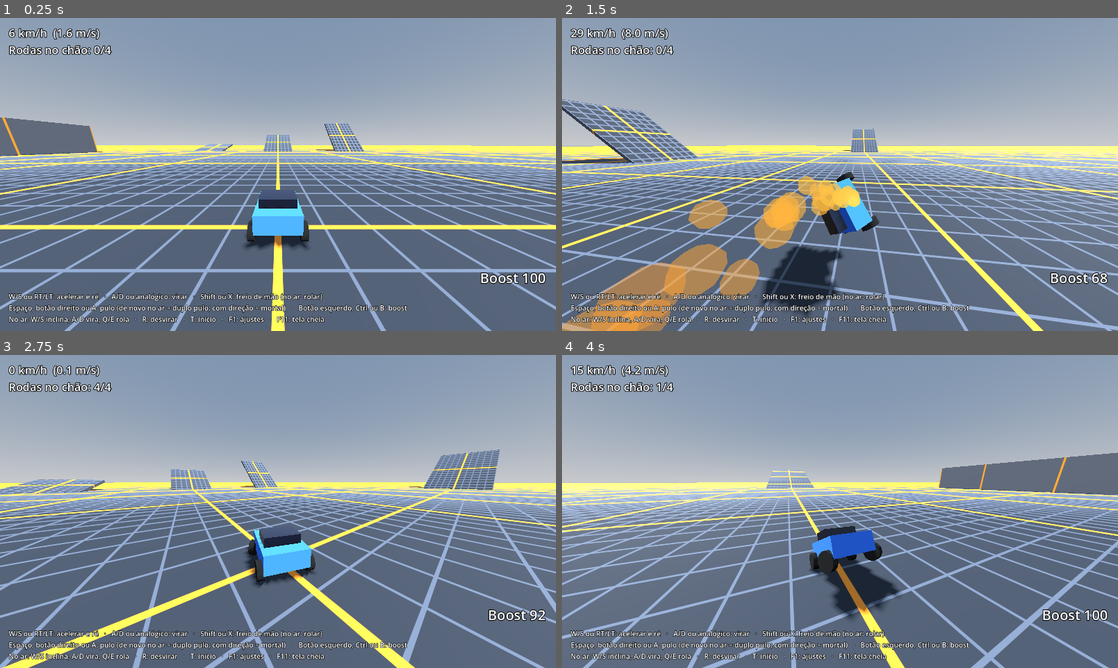
Above: before the commit, frames 1-4 (two rows, left to right).
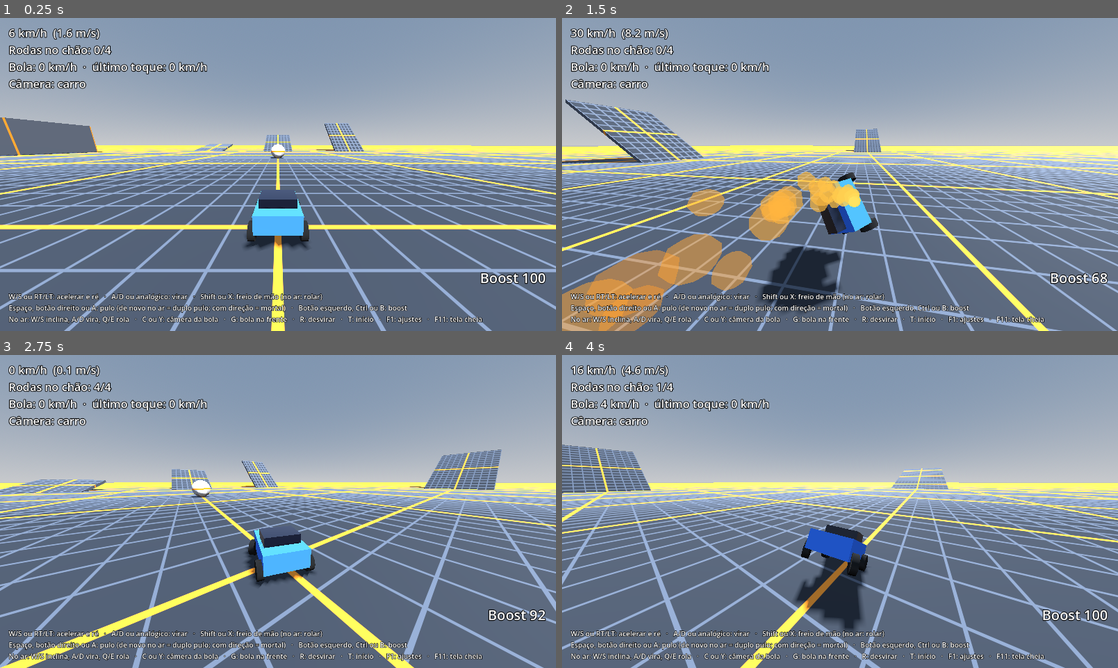
Above: after the commit, the same moments.

Repository: Lelokz/JogoDoCarro
Game: Godot game, scene res://cenas/campo_teste.tscn
The game is run twice, just before and just after one commit, with the same random seed, the same clock (stepped at 60 frames per second) and the same inputs.
Inputs (mouse positions are in pixels of both pictures, inside the frame that each line leads up to):
- Up to frame 1 (0.25 s): no input
- Up to frame 2 (1.5 s): move the mouse to (962, 158) at 0.52 s; hold D (direita) 0.53-1.28 s; hold Ctrl (boost) 0.53-1.28 s; tap W (acelerar) at 0.6 s; click (962, 158) at 0.67 s; tap Space (pulo) at 0.77, 1.07 s; move the mouse to (728, 190) at 1.27 s; hold Down from 1.28 s (still down); tap Ctrl (boost) at 1.35 s
- Up to frame 3 (2.75 s): tap Space (pulo) at 1.52, 1.82 s; tap R (desvirar) at 1.55, 2.1 s; move the mouse to (333, 442) at 2.02 s; release Down at 2.03 s; hold D (direita) from 2.03 s (still down); tap T (voltar_inicio) at 2.3 s
- Up to frame 4 (4 s): move the mouse to (812, 574) at 2.77 s; release D (direita) at 2.78 s; hold S (nariz_cima) 2.78-3.53 s; tap T (voltar_inicio) at 2.85 s; click (812, 574) at 2.92 s; tap Space (pulo) at 3.02, 3.32, 3.77 s; tap C (camera_bola, bound only after the commit) at 3.05, 3.6 s; move the mouse to (1006, 558) at 3.52 s; hold A (esquerda) from 3.53 s (still down); tap G (trazer_bola, bound only after the commit) at 3.8 s

The runs differ from the first frame. In frame 1, 2.0% of the frame differs, in the area x 0-100%, y 14-98%; in frame 2, 26%; in frame 3, 4.9%; in frame 4, 29%, in the area x 0-100%, y 3-100%.

Commit message:
Etapa 4: bola com empurrão extra no toque, câmera da bola

Diff:
--- /dev/null
+++ b/jogo/cenas/bola.tscn
@@ -0,0 +1,33 @@
+[gd_scene load_steps=7 format=3]
+
+[ext_resource type="Script" path="res://scripts/bola.gd" id="1"]
+[ext_resource type="Shader" path="res://shaders/bola.gdshader" id="2"]
+
+[sub_resource type="PhysicsMaterial" id="material_fisico"]
+friction = 0.35
+bounce = 0.6
+
+[sub_resource type="SphereShape3D" id="forma"]
+radius = 0.9125
+
+[sub_resource type="ShaderMaterial" id="material"]
+shader = ExtResource("2")
+
+[sub_resource type="SphereMesh" id="malha"]
+material = SubResource("material")
+radius = 0.9125
+height = 1.825
+
+[node name="Bola" type="RigidBody3D"]
+mass = 30.0
+physics_material_override = SubResource("material_fisico")
+continuous_cd = true
+linear_damp_mode = 1
+linear_damp = 0.03
+script = ExtResource("1")
+
+[node name="Forma" type="CollisionShape3D" parent="."]
+shape = SubResource("forma")
+
+[node name="Desenho" type="MeshInstance3D" parent="."]
+mesh = SubResource("malha")
--- a/jogo/cenas/campo_teste.tscn
+++ b/jogo/cenas/campo_teste.tscn
@@ -1,10 +1,11 @@
-[gd_scene load_steps=9 format=3]
+[gd_scene load_steps=10 format=3]
 
 [ext_resource type="Script" path="res://scripts/campo_teste.gd" id="1"]
 [ext_resource type="PackedScene" path="res://cenas/carro.tscn" id="2"]
 [ext_resource type="Script" path="res://scripts/camera_carro.gd" id="3"]
 [ext_resource type="Script" path="res://scripts/hud.gd" id="4"]
 [ext_resource type="Script" path="res://scripts/painel_ajustes.gd" id="5"]
+[ext_resource type="PackedScene" path="res://cenas/bola.tscn" id="6"]
 
 [sub_resource type="ProceduralSkyMaterial" id="mat_ceu"]
 
@@ -30,14 +31,21 @@
 [node name="Carro" parent="." instance=ExtResource("2")]
 transform = Transform3D(1, 0, 0, 0, 1, 0, 0, 0, 1, 0, 0.6, 0)
 
+[node name="Bola" parent="." instance=ExtResource("6")]
+transform = Transform3D(1, 0, 0, 0, 1, 0, 0, 0, 1, 0, 0.92, -15)
+carro_caminho = NodePath("../Carro")
+
 [node name="Camera" type="Camera3D" parent="."]
 fov = 90.0
 script = ExtResource("3")
 alvo_caminho = NodePath("../Carro")
+bola_caminho = NodePath("../Bola")
 
 [node name="Hud" type="CanvasLayer" parent="."]
 script = ExtResource("4")
 carro_caminho = NodePath("../Carro")
+bola_caminho = NodePath("../Bola")
+camera_caminho = NodePath("../Camera")
 
 [node name="Velocidade" type="Label" parent="Hud"]
 offset_left = 20.0
@@ -80,3 +88,4 @@
 script = ExtResource("5")
 carro_caminho = NodePath("../Carro")
 camera_caminho = NodePath("../Camera")
+bola_caminho = NodePath("../Bola")
--- a/jogo/project.godot
+++ b/jogo/project.godot
@@ -24,6 +24,8 @@
 common/physics_interpolation=true
 3d/physics_engine="Jolt Physics"
 3d/default_gravity=6.5
+3d/default_linear_damp=0.0
+3d/default_angular_damp=0.0
 
 [rendering]
 
--- /dev/null
+++ b/jogo/scripts/bola.gd
@@ -0,0 +1,90 @@
+extends RigidBody3D
+
+# Bola: números do RocketSim convertidos de cm pra metros.
+# O "empurrão extra" é o que deixa o chute gostoso: além da batida normal,
+# a bola ganha velocidade na direção do toque (mais pra frente do carro, menos pra cima).
+
+@export var carro_caminho: NodePath
+@export var empurrao_extra := 1.0        # multiplica o empurrão extra (1 = referência)
+@export var velocidade_maxima := 60.0    # m/s
+
+const GIRO_MAXIMO := 6.0                 # rad/s
+const ESCALA_ALTURA := 0.35              # o empurrão extra joga menos pra cima
+const ESCALA_FRENTE := 0.65              # e um pouco menos na direção da frente do carro
+const VELOCIDADE_TOQUE_MAXIMA := 46.0    # m/s de diferença entre carro e bola que ainda conta
+# [velocidade do toque m/s, fator]: toque fraco ganha proporcionalmente mais
+const CURVA_EMPURRAO := [[0.0, 0.65], [5.0, 0.65], [23.0, 0.55], [46.0, 0.30]]
+
+var carro: RigidBody3D
+var ponto_inicial: Transform3D
+var ultimo_empurrao := -10
+var pedido_voltar := false
+var pedido_trazer := false
+var ultimo_toque := 0.0   # velocidade que a bola saiu do último toque (pro HUD e pros testes)
+
+
+func _ready() -> void:
+	carro = get_node(carro_caminho)
+	ponto_inicial = global_transform
+	contact_monitor = true
+	max_contacts_reported = 4
+
+
+func _physics_process(_delta: float) -> void:
+	if Input.is_action_just_pressed("voltar_inicio"):
+		pedido_voltar = true
+	if Input.is_action_just_pressed("trazer_bola"):
+		pedido_trazer = true
+
+
+func _integrate_forces(estado: PhysicsDirectBodyState3D) -> void:
+	if pedido_voltar or pedido_trazer:
+		reposicionar(estado)
+		return
+
+	# um empurrão extra no máximo a cada 2 quadros, igual à referência
+	var quadro := Engine.get_physics_frames()
+	for i in estado.get_contact_count():
+		var outro := estado.get_contact_collider_object(i)
+		if outro is Node and outro.is_in_group("carros") and quadro > ultimo_empurrao + 1:
+			empurrar(estado, outro)
+			ultimo_empurrao = quadro
+			break
+
+	estado.linear_velocity = estado.linear_velocity.limit_length(velocidade_maxima)
+	estado.angular_velocity = estado.angular_velocity.limit_length(GIRO_MAXIMO)
+
+
+func empurrar(estado: PhysicsDirectBodyState3D, quem: RigidBody3D) -> void:
+	var posicao_relativa := estado.transform.origin - quem.global_position
+	var velocidade_toque := minf((estado.linear_velocity - quem.linear_velocity).length(), VELOCIDADE_TOQUE_MAXIMA)
+	if velocidade_toque <= 0.0:
+		return
+	var direcao := (posicao_relativa * Vector3(1.0, ESCALA_ALTURA, 1.0)).normalized()
+	var frente := -quem.global_basis.z
+	direcao = (direcao - frente * direcao.dot(frente) * (1.0 - ESCALA_FRENTE)).normalized()
+	estado.linear_velocity += direcao * velocidade_toque * curva(CURVA_EMPURRAO, velocidade_toque) * empurrao_extra
+	ultimo_toque = estado.linear_velocity.length()
+
+
+func reposicionar(estado: PhysicsDirectBodyState3D) -> void:
+	if pedido_trazer:
+		var frente := -carro.global_basis.z
+		frente.y = 0.0
+		frente = frente.normalized() if frente.length() > 0.1 else Vector3.FORWARD
+		estado.transform = Transform3D(Basis(), carro.global_position + frente * 10.0 + Vector3.UP * 1.5)
+	else:
+		estado.transform = ponto_inicial
+	estado.linear_velocity = Vector3.ZERO
+	estado.angular_velocity = Vector3.ZERO
+	pedido_voltar = false
+	pedido_trazer = false
+
+
+func curva(tabela: Array, x: float) -> float:
+	for i in range(1, tabela.size()):
+		if x <= tabela[i][0]:
+			var a: Array = tabela[i - 1]
+			var b: Array = tabela[i]
+			return lerpf(a[1], b[1], (x - a[0]) / (b[0] - a[0]))
+	return tabela[-1][1]
--- a/jogo/scripts/camera_carro.gd
+++ b/jogo/scripts/camera_carro.gd
@@ -1,27 +1,44 @@
 extends Camera3D
 
 @export var alvo_caminho: NodePath
+@export var bola_caminho: NodePath
 @export var distancia := 2.8
 @export var altura := 1.1
 @export var suavidade := 8.0   # só o giro da câmera é suave; a distância fica sempre igual
 
 var alvo: Node3D
+var bola: Node3D
+var camera_bola := false
 var frente_suave := Vector3.FORWARD
 
 
 func _ready() -> void:
 	alvo = get_node(alvo_caminho)
+	bola = get_node_or_null(bola_caminho)
 	top_level = true
 	physics_interpolation_mode = PHYSICS_INTERPOLATION_MODE_OFF
 	frente_suave = direcao_do_carro(alvo.global_transform)
 
 
 func _process(delta: float) -> void:
+	if Input.is_action_just_pressed("camera_bola") and bola:
+		camera_bola = not camera_bola
 	var t := alvo.get_global_transform_interpolated()
-	var angulo := frente_suave.signed_angle_to(direcao_do_carro(t), Vector3.UP)
+	var posicao_bola := bola.get_global_transform_interpolated().origin if bola else Vector3.ZERO
+	var direcao := direcao_do_carro(t)
+	if camera_bola:
+		# fica atrás do carro na linha carro → bola
+		var ate_bola := posicao_bola - t.origin
+		ate_bola.y = 0.0
+		if ate_bola.length() > 0.5:
+			direcao = ate_bola.normalized()
+	var angulo := frente_suave.signed_angle_to(direcao, Vector3.UP)
 	frente_suave = frente_suave.rotated(Vector3.UP, angulo * (1.0 - exp(-suavidade * delta))).normalized()
 	global_position = t.origin - frente_suave * distancia + Vector3.UP * altura
-	look_at(t.origin + Vector3.UP * 0.4 + frente_suave * 1.5, Vector3.UP)
+	var olhar := t.origin + Vector3.UP * 0.4 + frente_suave * 1.5
+	if camera_bola:
+		olhar = olhar.lerp(posicao_bola, 0.7)
+	look_at(olhar, Vector3.UP)
 
 
 func direcao_do_carro(t: Transform3D) -> Vector3:
--- a/jogo/scripts/carro.gd
+++ b/jogo/scripts/carro.gd
@@ -81,6 +81,7 @@
 
 
 func _ready() -> void:
+	add_to_group("carros")
 	ponto_inicial = global_transform
 	criar_rastro()
 
--- a/jogo/scripts/controles.gd
+++ b/jogo/scripts/controles.gd
@@ -17,6 +17,8 @@
 	adicionar("rolar_direita", [KEY_E], [JOY_BUTTON_RIGHT_SHOULDER], [])
 	adicionar("desvirar", [KEY_R], [JOY_BUTTON_BACK], [])
 	adicionar("voltar_inicio", [KEY_T], [], [])
+	adicionar("camera_bola", [KEY_C], [JOY_BUTTON_Y], [])
+	adicionar("trazer_bola", [KEY_G], [JOY_BUTTON_DPAD_UP], [])
 	adicionar("tela_cheia", [KEY_F11], [], [])
 	adicionar("painel", [KEY_F1], [], [])
 
--- a/jogo/scripts/hud.gd
+++ b/jogo/scripts/hud.gd
@@ -1,16 +1,22 @@
 extends CanvasLayer
 
 @export var carro_caminho: NodePath
+@export var bola_caminho: NodePath
+@export var camera_caminho: NodePath
 
 var carro: RigidBody3D
+var bola: RigidBody3D
+var camera: Camera3D
 
 
 func _ready() -> void:
 	carro = get_node(carro_caminho)
-	$Controles.text = "W/S ou RT/LT: acelerar e ré   ·   A/D ou analógico: virar   ·   Shift ou X: freio de mão (no ar: rolar)\nEspaço, botão direito ou A: pulo (de novo no ar = duplo pulo; com direção = mortal)   ·   Botão esquerdo, Ctrl ou B: boost\nNo ar: W/S inclina, A/D vira, Q/E rola   ·   R: desvirar   ·   T: início   ·   F1: ajustes   ·   F11: tela cheia"
+	bola = get_node(bola_caminho)
+	camera = get_node(camera_caminho)
+	$Controles.text = "W/S ou RT/LT: acelerar e ré   ·   A/D ou analógico: virar   ·   Shift ou X: freio de mão (no ar: rolar)\nEspaço, botão direito ou A: pulo (de novo no ar = duplo pulo; com direção = mortal)   ·   Botão esquerdo, Ctrl ou B: boost\nNo ar: W/S inclina, A/D vira, Q/E rola   ·   C ou Y: câmera da bola   ·   G: bola na frente   ·   R: desvirar   ·   T: início   ·   F1: ajustes   ·   F11: tela cheia"
 
 
 func _process(_delta: float) -> void:
 	var v := carro.linear_velocity.length()
-	$Velocidade.text = "%d km/h  (%.1f m/s)\nRodas no chão: %d/4" % [roundi(v * 3.6), v, carro.rodas_no_chao]
+	$Velocidade.text = "%d km/h  (%.1f m/s)\nRodas no chão: %d/4\nBola: %d km/h  ·  último toque: %d km/h\nCâmera: %s" % [roundi(v * 3.6), v, carro.rodas_no_chao, roundi(bola.linear_velocity.length() * 3.6), roundi(bola.ultimo_toque * 3.6), "bola" if camera.camera_bola else "carro"]
 	$Boost.text = ("SUPERSÔNICO\n" if carro.supersonico else "") + "Boost %d" % roundi(carro.boost)
--- a/jogo/scripts/painel_ajustes.gd
+++ b/jogo/scripts/painel_ajustes.gd
@@ -4,6 +4,7 @@
 
 @export var carro_caminho: NodePath
 @export var camera_caminho: NodePath
+@export var bola_caminho: NodePath
 
 const SALVO_PROJETO := "res://ajustes/carro.json"
 const SALVO_JOGO := "user://carro.json"
@@ -42,6 +43,13 @@
 	["carro", "aceleracao_boost", "Força do boost (m/s²)", 2.0, 30.0, 0.1],
 	["carro", "gasto_boost", "Gasto do boost (por s)", 5.0, 100.0, 0.5],
 	["carro", "recarga_boost", "Recarga do boost (por s)", 0.0, 100.0, 1.0],
+	["titulo", "Bola"],
+	["bola", "empurrao_extra", "Empurrão extra do toque", 0.0, 3.0, 0.05],
+	["bola", "physics_material_override:bounce", "Quique da bola", 0.0, 1.0, 0.01],
+	["bola", "physics_material_override:friction", "Atrito da bola", 0.0, 2.0, 0.01],
+	["bola", "mass", "Peso da bola", 5.0, 180.0, 1.0],
+	["bola", "linear_damp", "Resistência do ar da bola", 0.0, 1.0, 0.01],
+	["bola", "velocidade_maxima", "Velocidade máxima da bola (m/s)", 10.0, 150.0, 1.0],
 	["titulo", "Câmera"],
 	["camera", "distancia", "Distância (m)", 1.5, 6.0, 0.1],
 	["camera", "altura", "Altura (m)", 0.3, 3.0, 0.05],
@@ -65,7 +73,7 @@
 
 func _ready() -> void:
 	layer = 10
-	alvos = {"carro": get_node(carro_caminho), "camera": get_node(camera_caminho), "mundo": self}
+	alvos = {"carro": get_node(carro_caminho), "camera": get_node(camera_caminho), "bola": get_node(bola_caminho), "mundo": self}
 	montar()
 	padrao = ler_tudo()
 	carregar()
@@ -126,9 +134,9 @@
 		valor.custom_minimum_size.x = 64
 		valor.horizontal_alignment = HORIZONTAL_ALIGNMENT_RIGHT
 		deslizador.value_changed.connect(func(v: float) -> void:
-			alvos[a[0]].set(a[1], v)
+			alvos[a[0]].set_indexed(a[1], v)
 			valor.text = formatar(v, a[5]))
-		deslizador.value = alvos[a[0]].get(a[1])
+		deslizador.value = alvos[a[0]].get_indexed(a[1])
 		deslizadores[a[0] + "/" + a[1]] = deslizador
 		linha.add_child(nome)
 		linha.add_child(deslizador)
@@ -160,7 +168,7 @@
 		var partes: PackedStringArray = chave.split("/")
 		if not dados.has(partes[0]):
 			dados[partes[0]] = {}
-		dados[partes[0]][partes[1]] = alvos[partes[0]].get(partes[1])
+		dados[partes[0]][partes[1]] = alvos[partes[0]].get_indexed(partes[1])
 	return dados
 
 
--- /dev/null
+++ b/jogo/shaders/bola.gdshader
@@ -0,0 +1,18 @@
+shader_type spatial;
+
+// Gomos claros e escuros + faixa laranja no meio, pra dar pra ver a bola girando.
+
+varying vec3 posicao_local;
+
+void vertex() {
+	posicao_local = VERTEX;
+}
+
+void fragment() {
+	vec3 n = normalize(posicao_local);
+	float gomo = step(0.0, sin(atan(n.z, n.x) * 3.0));
+	vec3 cor = mix(vec3(0.95), vec3(0.72, 0.74, 0.78), gomo);
+	cor = mix(cor, vec3(1.0, 0.55, 0.1), step(abs(n.y), 0.08));
+	ALBEDO = cor;
+	ROUGHNESS = 0.5;
+}
--- /dev/null
+++ b/jogo/testes/teste_bola.gd
@@ -0,0 +1,92 @@
+extends SceneTree
+
+# Roda sem tela: godot --headless --fixed-fps 120 --path jogo -s res://testes/teste_bola.gd
+# Testa quique e rolagem da bola e as batidas do carro (andando, com boost e com mortal).
+
+var carro: RigidBody3D
+var bola: RigidBody3D
+
+
+func _initialize() -> void:
+	if not InputMap.has_action("acelerar"):
+		root.add_child(load("res://scripts/controles.gd").new())
+	var cena: Node = load("res://cenas/campo_teste.tscn").instantiate()
+	root.add_child(cena)
+	carro = cena.get_node("Carro")
+	bola = cena.get_node("Bola")
+	rodar()
+
+
+func rodar() -> void:
+	await physics_frame   # os botões só existem depois do primeiro quadro
+	carro.global_transform = Transform3D(Basis(), Vector3(-300, 0.6, 300))
+	colocar_bola(Vector3(200, 10, -200), Vector3.ZERO)
+	var picos := []
+	var subindo := false
+	var anterior := bola.global_position.y
+	for i in 1200:
+		await physics_frame
+		var y := bola.global_position.y
+		if subindo and y < anterior:
+			picos.append("%.2f" % (anterior - 0.9125))
+		subindo = y > anterior
+		anterior = y
+	print("bola solta de 9,1 m: quicou até %s m" % ", ".join(picos.slice(0, 5)))
+
+	colocar_bola(Vector3(-200, 0.92, -200), Vector3(20, 0, 0))
+	await esperar(5.0)
+	print("bola rolando a 20 m/s: depois de 5 s está a %.1f m/s" % bola.linear_velocity.length())
+
+	colocar_bola(Vector3(-200, 5, 0), Vector3(100, 0, 0))
+	await physics_frame
+	await physics_frame
+	print("bola jogada a 100 m/s: ficou em %.1f m/s (máximo 60)" % bola.linear_velocity.length())
+
+	for teste in [["andando", 30.0, false, false], ["com boost", 45.0, true, false], ["com mortal", 30.0, false, true]]:
+		colocar_bola(Vector3(0, 0.92, 200), Vector3.ZERO)
+		carro.global_transform = Transform3D(Basis(), Vector3(0, 0.6, 200 + teste[1]))
+		carro.linear_velocity = Vector3.ZERO
+		carro.angular_velocity = Vector3.ZERO
+		carro.boost = 100.0
+		await esperar(1.0)
+		Input.action_press("acelerar")
+		if teste[2]:
+			Input.action_press("boost")
+		var velocidade_carro := 0.0
+		var mortal_feito := false
+		var maior := 0.0
+		for i in 600:
+			await physics_frame
+			var distancia := bola.global_position.distance_to(carro.global_position)
+			if teste[3] and not mortal_feito and distancia < 6.0:
+				mortal_feito = true
+				Input.action_press("pulo")
+				await physics_frame
+				Input.action_release("pulo")
+				await esperar(0.08)
+				Input.action_press("nariz_baixo")
+				Input.action_press("pulo")
+				await physics_frame
+				Input.action_release("pulo")
+				await esperar(0.05)
+				Input.action_release("nariz_baixo")
+			if velocidade_carro == 0.0 and distancia < 1.9:
+				velocidade_carro = carro.linear_velocity.length()
+			maior = maxf(maior, bola.linear_velocity.length())
+			if velocidade_carro > 0.0 and i > 0 and bola.global_position.z < 200 - 30:
+				break
+		Input.action_release("acelerar")
+		Input.action_release("boost")
+		print("batida %-10s carro a %4.1f m/s (%3d km/h) → bola saiu a %4.1f m/s (%3d km/h), subiu a %.1f m" % [teste[0], velocidade_carro, roundi(velocidade_carro * 3.6), maior, roundi(maior * 3.6), bola.global_position.y])
+	quit()
+
+
+func colocar_bola(posicao: Vector3, velocidade: Vector3) -> void:
+	bola.global_transform = Transform3D(Basis(), posicao)
+	bola.linear_velocity = velocidade
+	bola.angular_velocity = Vector3.ZERO
+
+
+func esperar(segundos: float) -> void:
+	for i in roundi(segundos * 120.0):
+		await physics_frame
Not shown, added: jogo/scripts/bola.gd.uid
Not shown, added: jogo/scripts/painel_ajustes.gd.uid
Not shown, added: jogo/shaders/bola.gdshader.uid
Not shown, added: jogo/testes/teste_ar.gd.uid
Not shown, added: jogo/testes/teste_bola.gd.uid
Not shown, added: jogo/testes/teste_carro.gd.uid
Not shown, changed: PROGRESSO.md
Not shown, changed: testar.sh
